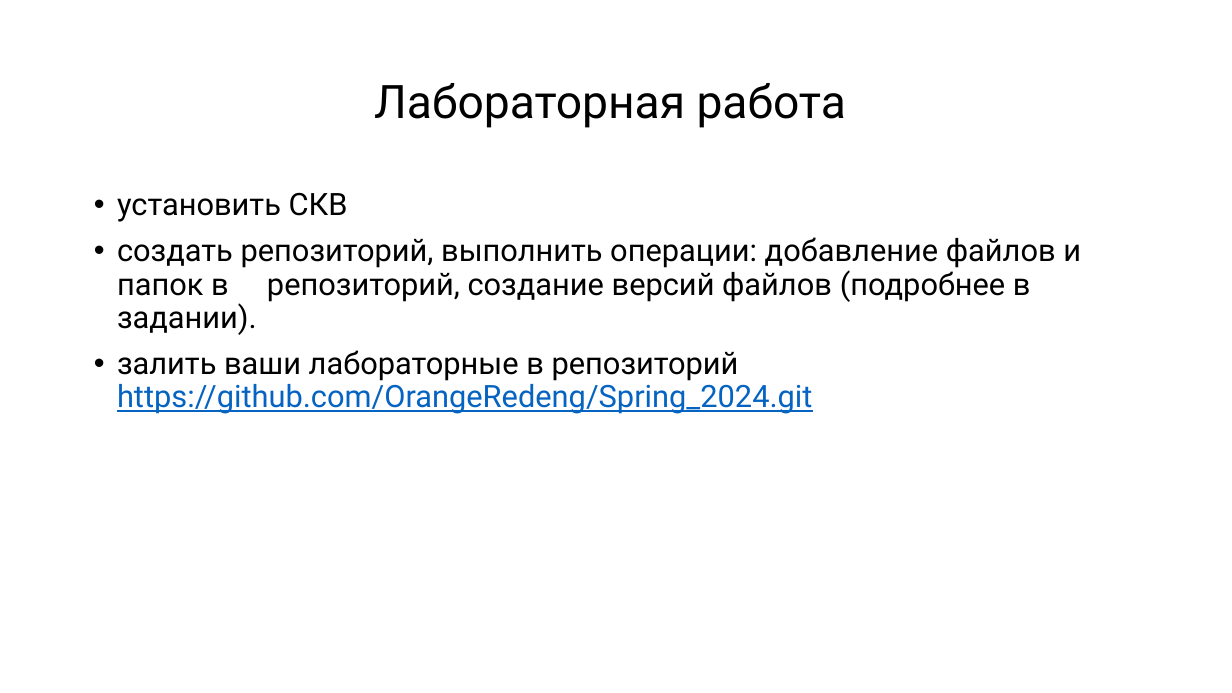
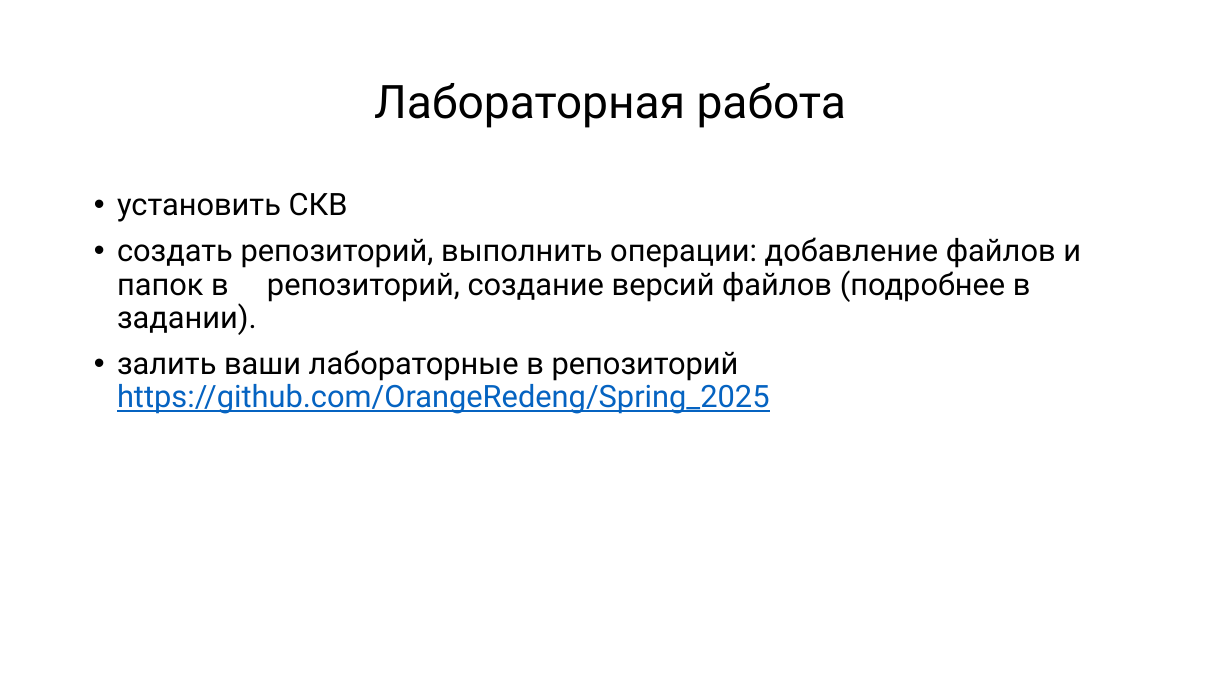
Before and after one commit to xqz-my/Lr123, a slide deck: slide 16 of Lr3/Системы контроля версий_v3.3 2025.pptx. Drawn at 1232x693 pixels with LibreOffice and Linux fonts; fonts in the diff are those of the drawing. Boxes give left, top, right and bottom in pixels: in the first picture for what was removed or moved away, otherwise in the second. Text is boxed around its words. In the diff, an @@ line names an element or a change of style, - is before the commit and + after.

Commit message:
Update preso

```diff
--- a/Lr3/Системы контроля версий_v3.3 2025.pptx
+++ b/Lr3/Системы контроля версий_v3.3 2025.pptx
@@ text at [117, 350, 770, 414]: text changed @@
-• залить ваши лабораторные в репозиторий https://github.com/OrangeRedeng/Spring_2024.git
+• залить ваши лабораторные в репозиторий https://github.com/OrangeRedeng/Spring_2025
```
